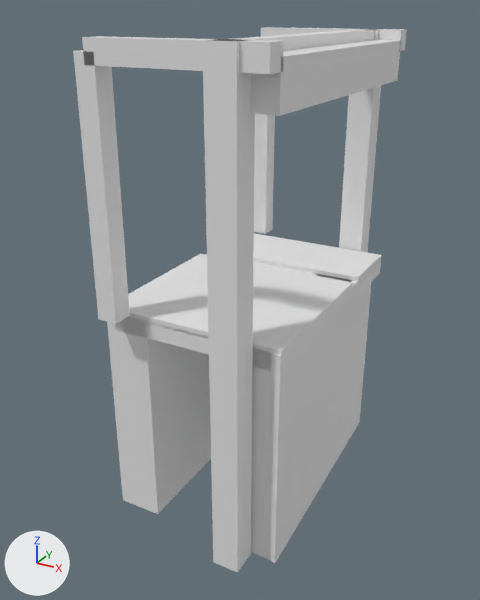
What one commit did to the glTF model models/nieuw-amsterdam/nieuw-amsterdam-brug-40c65894/nieuw-amsterdam-brug-40c65894.glb.
Before and after are seen from a 50 mm camera at (13.3, -25.8, 12.0) aimed at (-0.5, -0.8, -0.6). The axes (+X, +Y, +Z) are drawn at lower left. The lights are the same throughout. The first picture is the older version.

Names of what the first picture shows: 'building:balans', 'building:balans 2', 'building:contragewicht', 'building:hamei', 'building:hamei 2', 'building:hangstang', 'building:hangstang 2', 'building:portaal', 'road:dek', 'road:fietspad', 'road:landhoofd (aangenomen)', 'road:landhoofd (aangenomen) 2', 'road:rijbaan lokale weg', 'road:voetpad'.
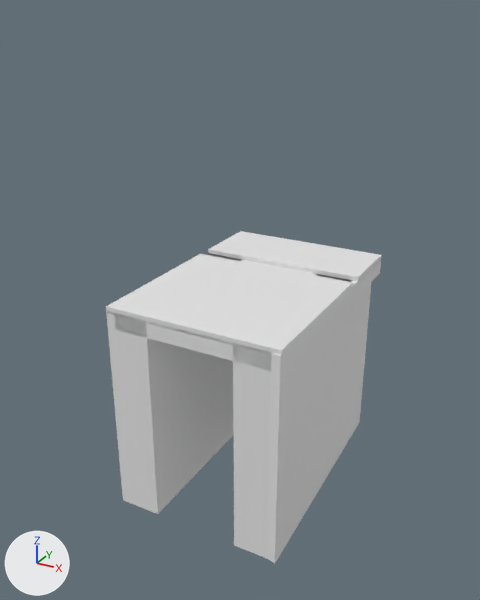
Diff of the bpy script that builds the scene:
```diff
--- a/models/nieuw-amsterdam/nieuw-amsterdam-brug-40c65894/nieuw-amsterdam-brug-40c65894.glb.py
+++ b/models/nieuw-amsterdam/nieuw-amsterdam-brug-40c65894/nieuw-amsterdam-brug-40c65894.glb.py
@@ ob_building_hamei @@
-ob_building_hamei = bpy.data.objects.new('building:hamei', me_hamei)
-ob_building_hamei.location = (0.0, 0.0, 0.0)
@@ ob_building_hamei_2 @@
-ob_building_hamei_2 = bpy.data.objects.new('building:hamei 2', me_hamei_2)
-ob_building_hamei_2.location = (0.0, 0.0, 0.0)
@@ ob_building_portaal @@
-ob_building_portaal = bpy.data.objects.new('building:portaal', me_portaal)
-ob_building_portaal.location = (0.0, 0.0, 0.0)
@@ ob_building_balans @@
-ob_building_balans = bpy.data.objects.new('building:balans', me_balans)
-ob_building_balans.location = (0.0, 0.0, 0.0)
@@ ob_building_hangstang @@
-ob_building_hangstang = bpy.data.objects.new('building:hangstang', me_hangstang)
-ob_building_hangstang.location = (0.0, 0.0, 0.0)
@@ ob_building_balans_2 @@
-ob_building_balans_2 = bpy.data.objects.new('building:balans 2', me_balans_2)
-ob_building_balans_2.location = (0.0, 0.0, 0.0)
@@ ob_building_hangstang_2 @@
-ob_building_hangstang_2 = bpy.data.objects.new('building:hangstang 2', me_hangstang_2)
-ob_building_hangstang_2.location = (0.0, 0.0, 0.0)
@@ ob_building_contragewicht @@
-ob_building_contragewicht = bpy.data.objects.new('building:contragewicht', me_contragewicht)
-ob_building_contragewicht.location = (0.0, 0.0, 0.0)
```

Location of each change, [x1, y1, x2, y2] in pixels of the pictures (480 x 600 px):
'building:hamei 2', deleted: before [202, 39, 255, 573]
'building:hangstang 2', deleted: before [73, 50, 130, 324]
'building:contragewicht', deleted: before [250, 40, 401, 116]
'building:balans 2', deleted: before [82, 36, 284, 74]
'building:hamei', deleted: before [339, 29, 381, 253]
'building:hangstang', deleted: before [254, 114, 275, 234]
'building:portaal', deleted: before [226, 29, 374, 51]
'building:balans', deleted: before [261, 27, 407, 51]
